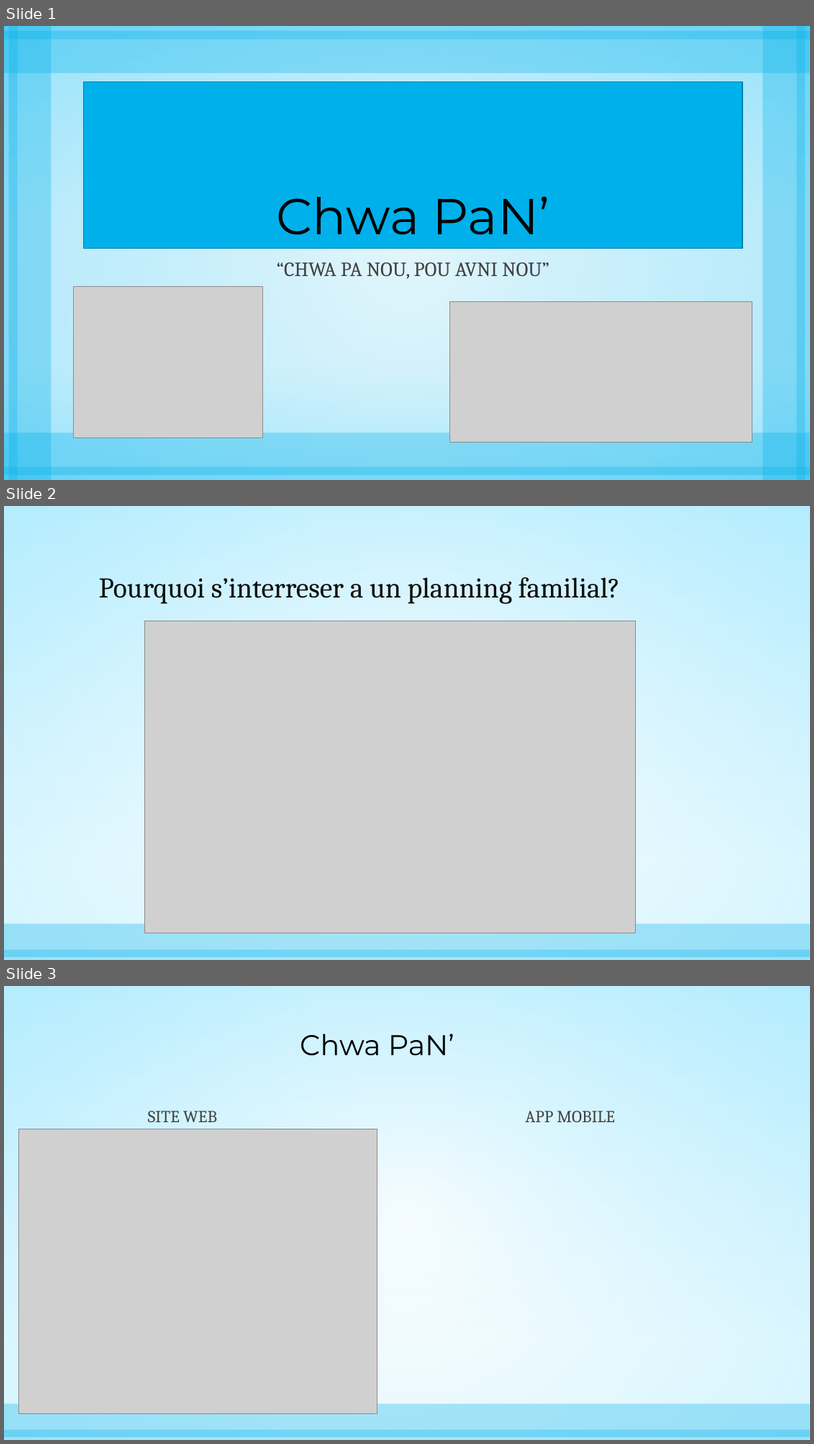
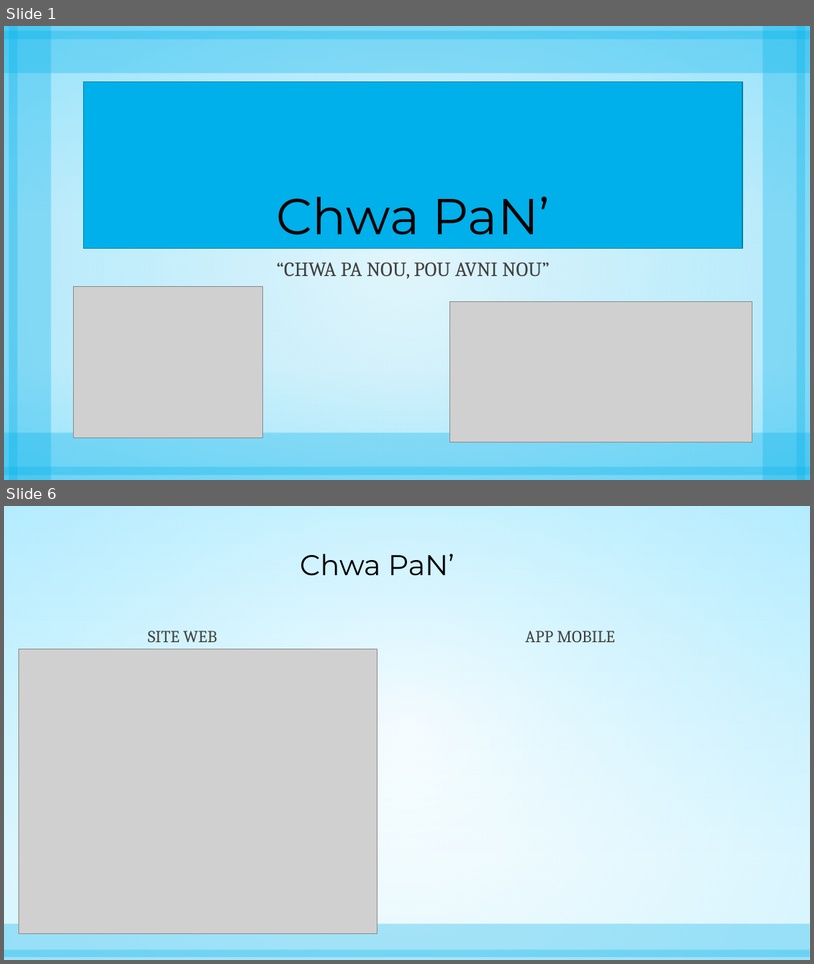
Before and after one commit to LysAMa/womenHackathon, a slide deck: Presentation/Chwa PaN’ - presentation.pptx. Shown one above the other, each under a label of ours: slides 1, 2 and 3 before the commit, slides 1 and 6 after it; the slides between them are not shown. The pictures are 814x1444 and 814x964 pixels, drawn with LibreOffice and Linux fonts; fonts in the diff are those of the drawing; grey boxes stand for pictures. Boxes give left, top, right and bottom in pixels: in the first picture for what was removed or moved away, otherwise in the second. Text is boxed around its words. In the diff, an @@ line names an element or a change of style, - is before the commit and + after.

```diff
--- a/Presentation/Chwa PaN’ - presentation.pptx
+++ b/Presentation/Chwa PaN’ - presentation.pptx
@@ slide 2 removed at (4, 506, 810, 960), background gradient #C8F1FF to #FFFFFF; not listed: 3 template elements that a slide beside it also shows @@
@@ title removed at (99, 577, 620, 604) @@
-Pourquoi s’interreser a un planning familial?
@@ picture removed at (144, 621, 636, 933) @@
@@ what was slide 3 is now slide 6 @@
```
Also in this commit, not shown: 1 slide changed, 11 slides added, 5 other slides removed, 1 other file.
